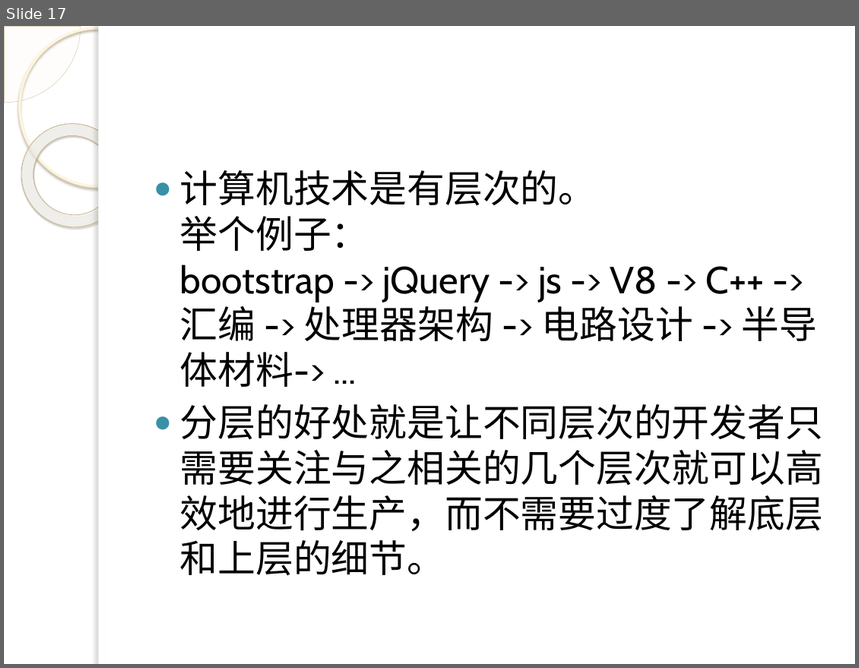
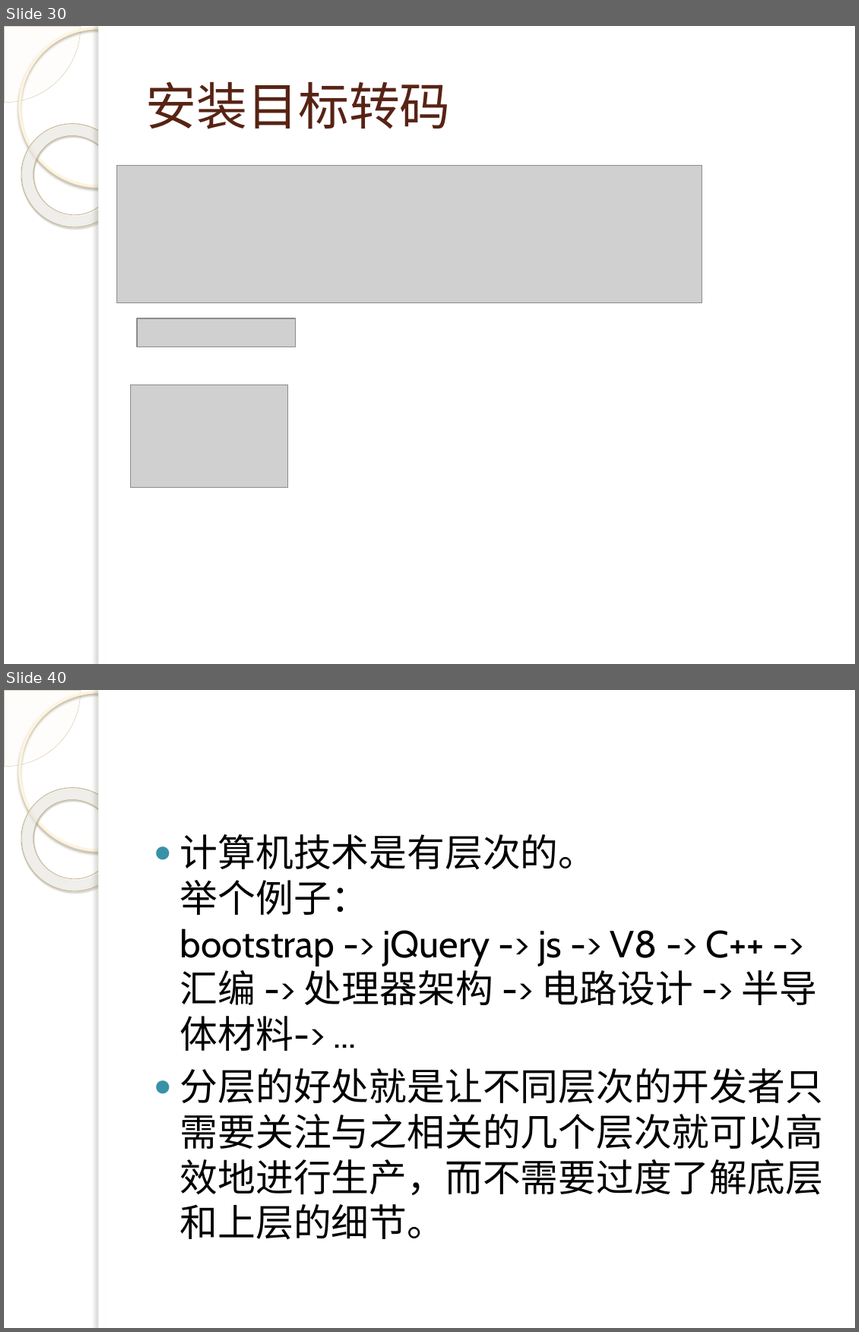
Before and after one commit to q315506754/algorithem, a slide deck: ps/js/演示文稿.pptx. Shown one above the other, each under a label of ours: slide 17 before the commit, slides 30 and 40 after it; the slides between them are not shown. The pictures are 859x668 and 859x1332 pixels, drawn with LibreOffice and Linux fonts; fonts in the diff are those of the drawing; grey boxes stand for pictures; background and template pictures are left out. Boxes give left, top, right and bottom in pixels: in the first picture for what was removed or moved away, otherwise in the second. Text is boxed around its words. In the diff, an @@ line names an element or a change of style, - is before the commit and + after.

```diff
--- a/ps/js/演示文稿.pptx
+++ b/ps/js/演示文稿.pptx
@@ slide 30 added at bbox=[4, 26, 855, 664], background picture (left out); not listed: 5 template elements that a slide beside it also shows @@
@@ title added at bbox=[146, 81, 451, 129], 43 pt, text #572314 @@
+安装目标转码
@@ picture added at bbox=[117, 166, 702, 303] @@
@@ picture added at bbox=[137, 319, 295, 347] @@
@@ picture added at bbox=[130, 385, 287, 488] @@
@@ what was slide 17 is now slide 40 @@
```
Also in this commit, not shown: 2 slides changed, 22 other slides added, 9 other files.
